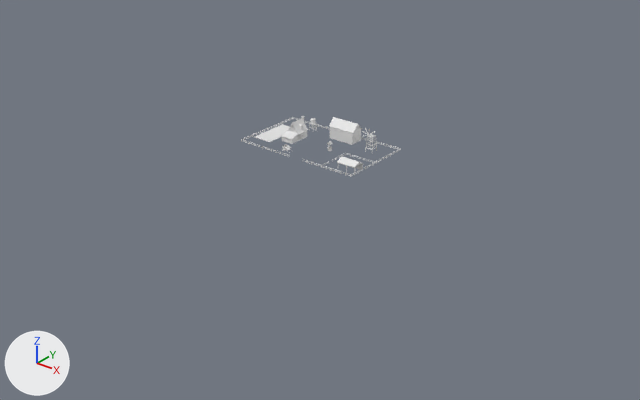
A saved change to the FBX model Eldoria/Assets/Models/Farm/FarmMapTESTE1.fbx.
Both versions are drawn from a 50 mm lens placed at (127.9, -157.1, 90.1), pointed at (1.5, 0.9, -7.9). Lighting does not change. The marker at lower left points along +X, +Y and +Z. Where no turn or scale is listed for an object, it has been applied to the vertices.
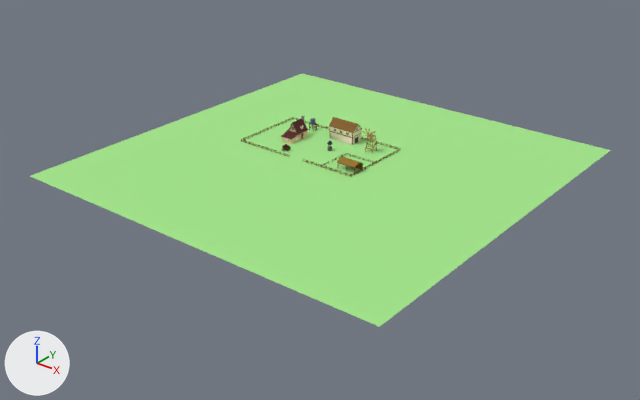
Where the change shows, as pixel boxes [x1, y1, x2, y2] in the pictures (640 x 400 px):
'Floor', added (green)
    after: [30, 73, 611, 327]
'Plantação', deleted
    before: [254, 124, 290, 142]
'Cube.006', recoloured (white to brown)
    both: [281, 119, 308, 139]
'Cube.001', recoloured
    both: [337, 157, 362, 168]

Diff of the bpy script that builds the scene:
```diff
--- a/Eldoria/Assets/Models/Farm/FarmMapTESTE1.fbx.py
+++ b/Eldoria/Assets/Models/Farm/FarmMapTESTE1.fbx.py
@@ mat_telhado_house @@
+mat_telhado_house = principled_material('Telhado House ')
+mat_telhado_house.base_color = (0.0946, 0.0174, 0.0165)  # dark red #572423
+mat_telhado_house.roughness = 1.0
@@ mat_telhado_cerca @@
+mat_telhado_cerca = principled_material('Telhado Cerca')
+mat_telhado_cerca.base_color = (0.296, 0.164, 0.02)  # brown #947127
+mat_telhado_cerca.roughness = 1.0
@@ mat_floor @@
+mat_floor = principled_material('Floor')
+mat_floor.base_color = (0.373, 0.8, 0.259)  # green #a4e78b
+mat_floor.roughness = 1.0
@@ me_cube_001 @@
 me_cube_001.from_pydata(...)  # 12 vertices, 10 faces; spans x -17.9..-12.3, y 20.02..23.59, z 0.01..0.97
+me_cube_001.materials.append(mat_telhado_cerca)  # brown #947127
@@ me_cube_011 @@
 me_cube_011.from_pydata(...)  # 184 vertices, 176 faces; spans x -2.15..2.19, y -3.54..3.38, z 0.37..3.91
+me_cube_011.materials.append(mat_telhado_house)  # dark red #572423
@@ me_plane @@
+me_plane.from_pydata([(-52.7, -52.7, 0.0), (52.7, -52.7, 0.0), (-52.7, 52.7, 0.0), (52.7, 52.7, 0.0)], [], [(0, 1, 3, 2)])
+me_plane.materials.append(mat_floor)  # green #a4e78b
@@ ob_plantação @@
-ob_plantação = bpy.data.objects.new('Plantação', me_cube_005)
-ob_plantação.location = (-24.1, 13.6, 1.0)
@@ ob_floor @@
+ob_floor = bpy.data.objects.new('Floor', me_plane)
+ob_floor.location = (0.0, 6.7, 0.0)
```
